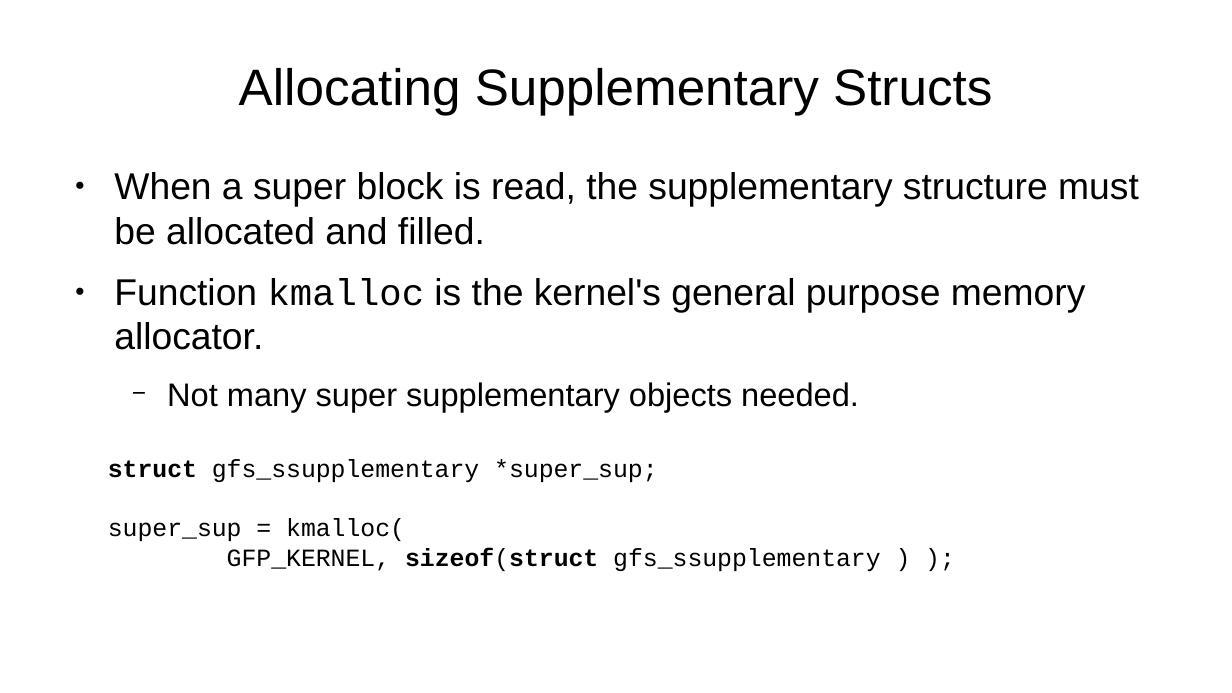
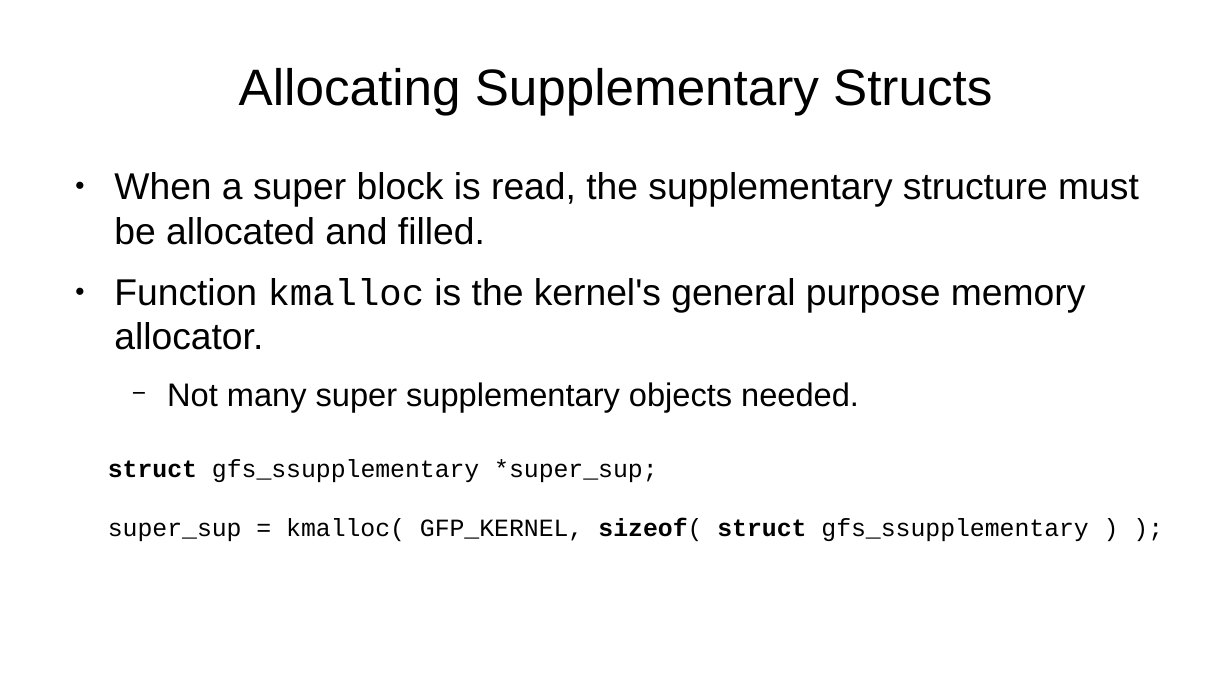
Before and after one commit to pchapin/genericfs, a slide deck: slide 9 of doc/Slides/Linux-File-System-Internals.odp. Drawn at 1232x693 pixels with LibreOffice and Linux fonts; fonts in the diff are those of the drawing. Boxes give left, top, right and bottom in pixels: in the first picture for what was removed or moved away, otherwise in the second. Text is boxed around its words. In the diff, an @@ line names an element or a change of style, - is before the commit and + after.

```diff
--- a/doc/Slides/Linux-File-System-Internals.odp
+++ b/doc/Slides/Linux-File-System-Internals.odp
@@ text at <box>108,518,1088,541</box>: text changed @@
-super_sup = kmalloc(
-GFP_KERNEL, sizeof(struct gfs_ssupplementary ) );
+super_sup = kmalloc( GFP_KERNEL, sizeof( struct gfs_ssupplementary ) );
```
Also in this commit, not shown: 10 other slides changed.
